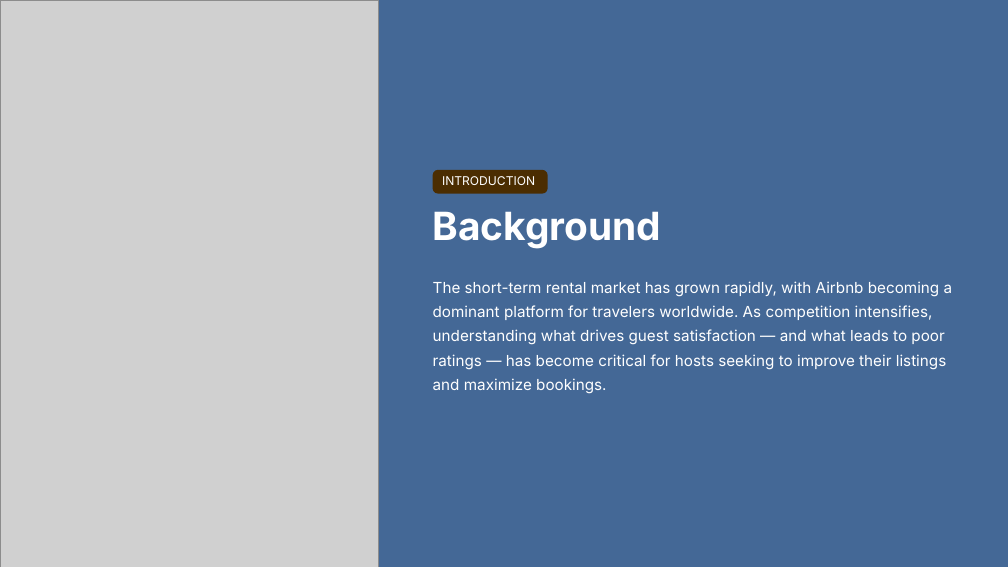
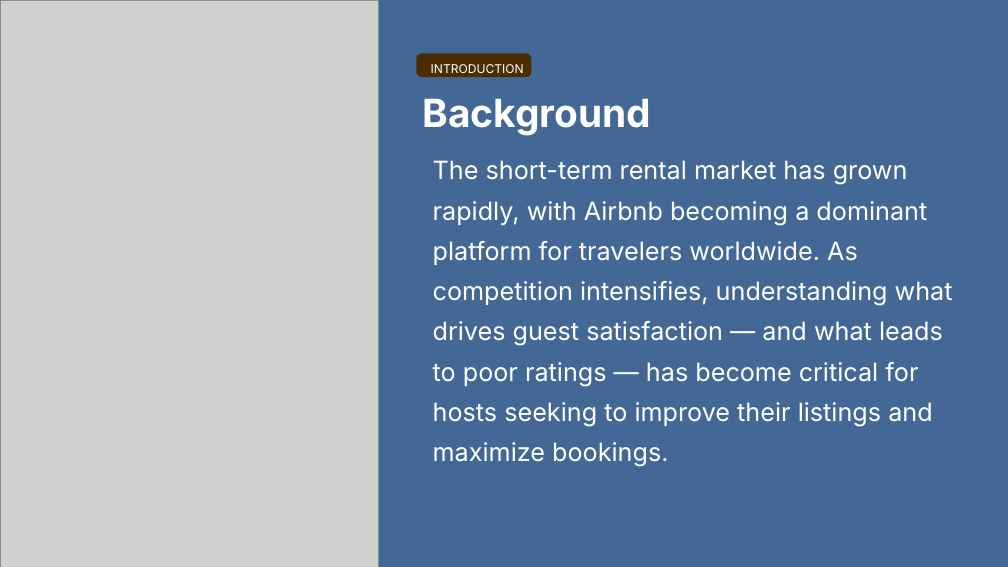
Before and after one commit to jannoelvero/first_project, a slide deck: slide 2 of slides/project_presentation.pptx. Drawn at 1008x567 pixels with LibreOffice and Linux fonts; fonts in the diff are those of the drawing; grey boxes stand for pictures; background and template pictures are left out. Boxes give left, top, right and bottom in pixels: in the first picture for what was removed or moved away, otherwise in the second. Text is boxed around its words. In the diff, an @@ line names an element or a change of style, - is before the commit and + after.

```diff
--- a/slides/project_presentation.pptx
+++ b/slides/project_presentation.pptx
@@ rounded rectangle: place and size @@
-rounded rectangle at [433,170,547,194]
+rounded rectangle at [417,54,532,77]
@@ text "Background": place and size @@
-text "Background" at [433,211,662,249]
+text "Background" at [422,98,651,136]
@@ text "INTRODUCTION": place and size @@
-text "INTRODUCTION" at [442,176,535,185]
+text "INTRODUCTION" at [431,64,524,73]
@@ text "The short-term rental market has ...": place and size @@
-text "The short-term rental market has ..." at [433,281,953,394]
+text "The short-term rental market has ..." at [433,160,953,466]
@@ text "The short-term rental market has ..." at [433,160,953,466]: size 14.5 to 24 pt @@
```
Also in this commit, not shown: 13 other slides changed, 1 slide added.
